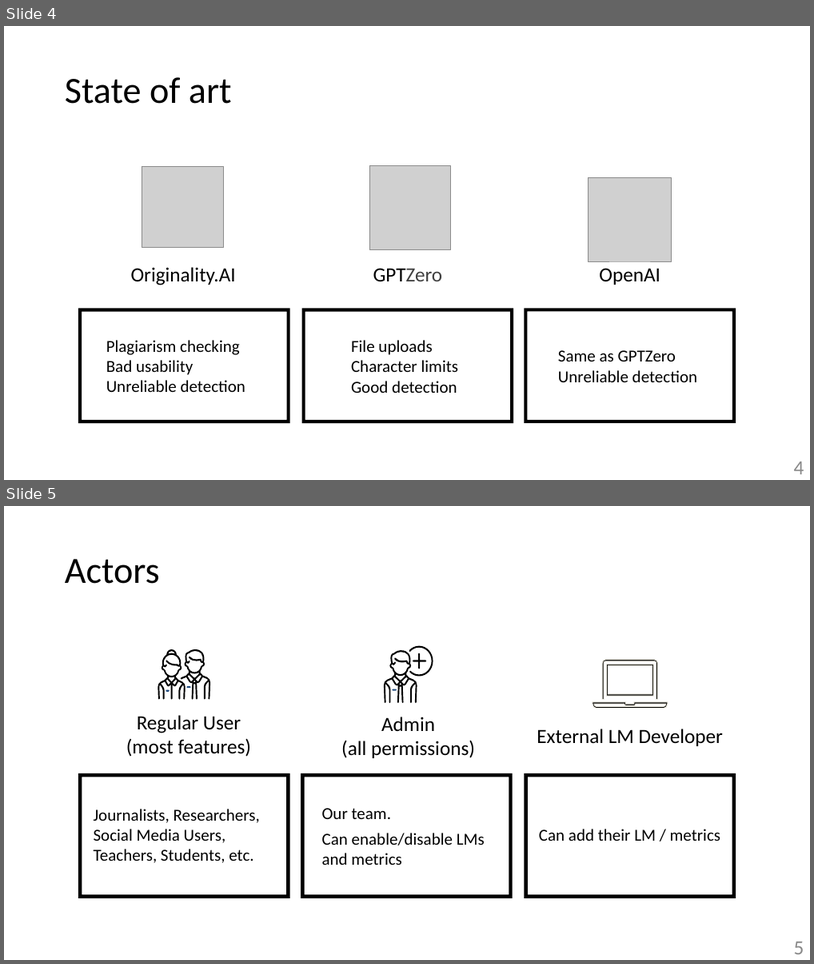
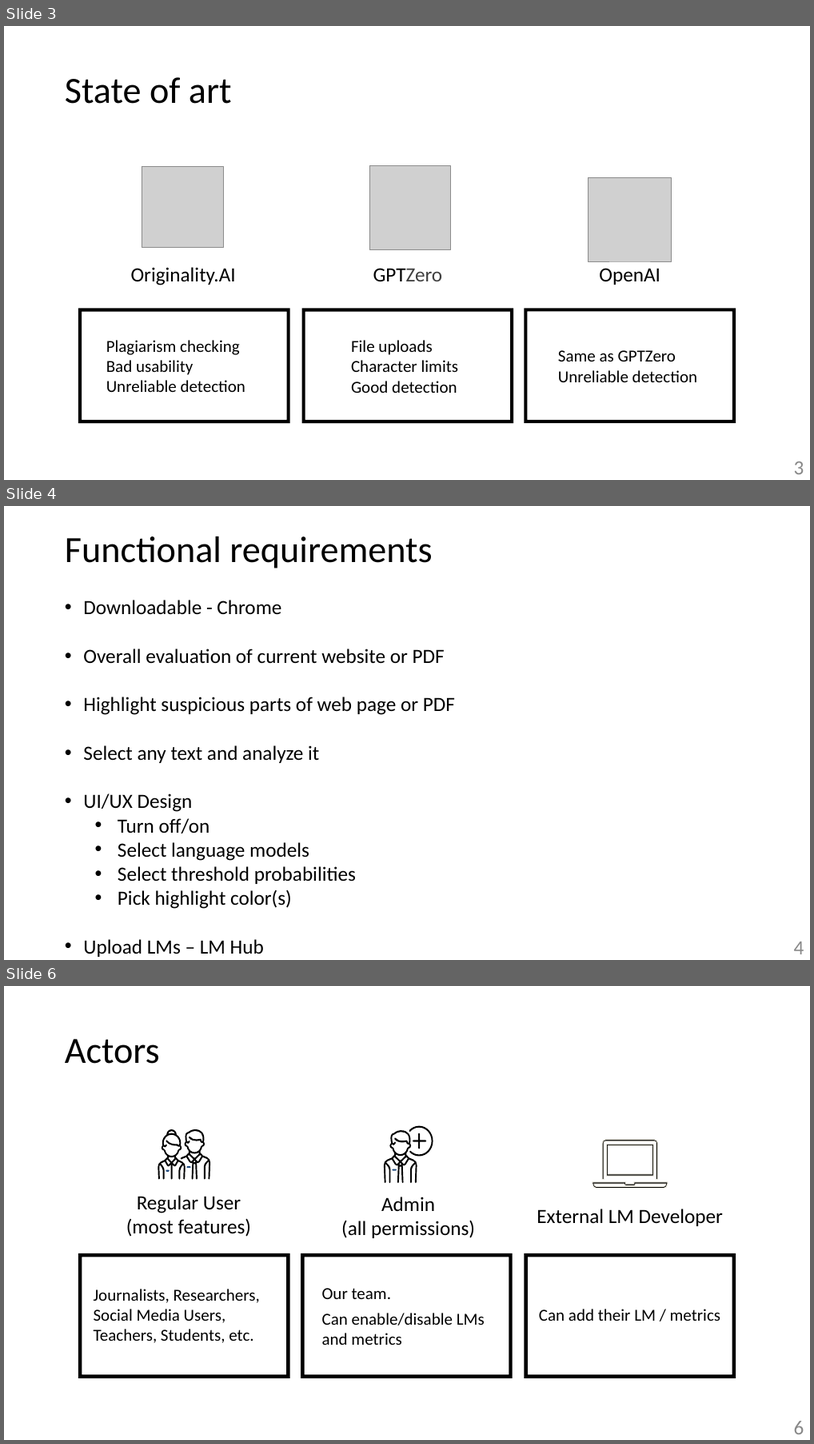
Before and after one commit to zzzzz151/AI-text-detector, a slide deck: presentation-prototype.pptx. Shown one above the other, each under a label of ours: slides 4 and 5 before the commit, slides 3, 4 and 6 after it; the slides between them are not shown. The pictures are 814x964 and 814x1444 pixels, drawn with LibreOffice and Linux fonts; fonts in the diff are those of the drawing; grey boxes stand for pictures. Boxes give left, top, right and bottom in pixels: in the first picture for what was removed or moved away, otherwise in the second. Text is boxed around its words. In the diff, an @@ line names an element or a change of style, - is before the commit and + after.

```diff
--- a/presentation-prototype.pptx
+++ b/presentation-prototype.pptx
@@ slide 4 added at box(4, 506, 810, 960), background #FFFFFF @@
@@ title added at box(65, 536, 432, 568), 44 pt, text #000000 @@
+Functional requirements
@@ text added at box(83, 600, 455, 956), 24 pt, text #000000 @@
+• Downloadable - Chrome
+• Overall evaluation of current website or PDF
+• Highlight suspicious parts of web page or PDF
+• Select any text and analyze it
+• UI/UX Design
+  • Turn off/on
+  • Select language models
+  • Select threshold probabilities
+  • Pick highlight color(s)
+• Upload LMs – LM Hub
@@ page number added at box(794, 941, 805, 954), 24 pt, text #888888 @@
+4
@@ what was slide 4 is now slide 3 @@
@@ page number at box(794, 460, 805, 474): text changed @@
-4
+3
@@ what was slide 5 is now slide 6 @@
@@ page number at box(794, 1420, 805, 1434): text changed @@
-5
+6
```
Also in this commit, not shown: 1 slide changed, 4 other slides added, 4 slides removed.
